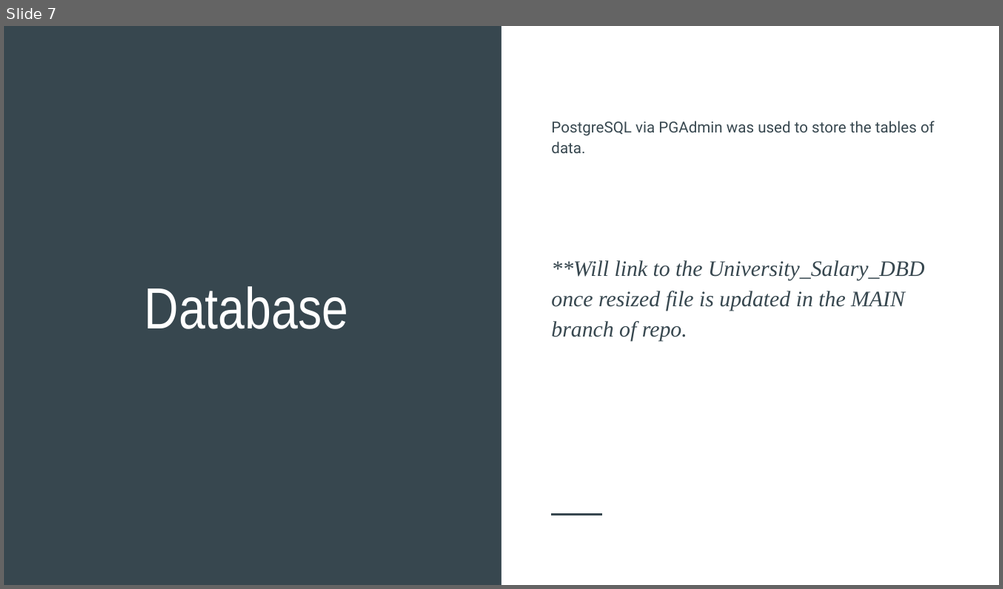
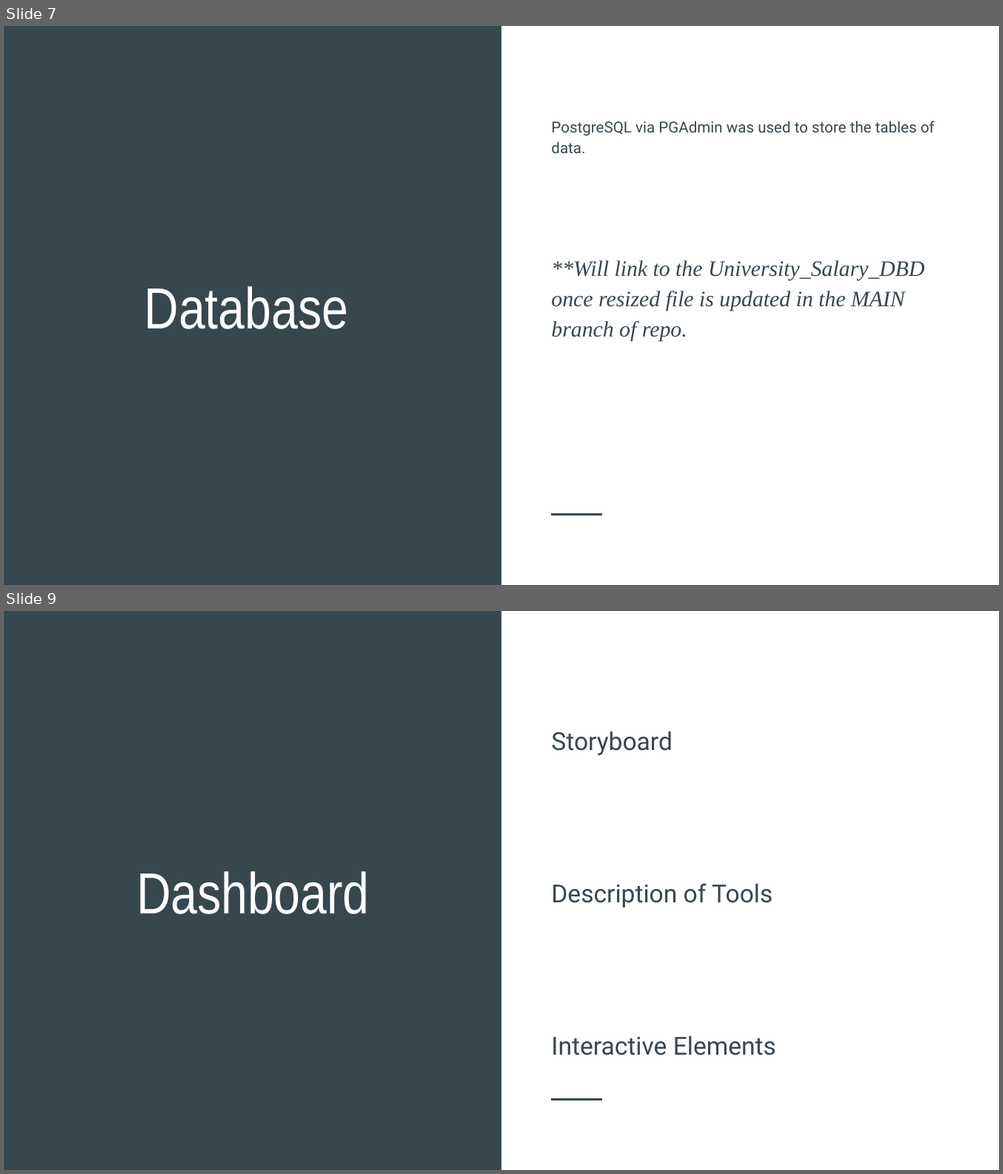
Before and after one commit to razon7/Group-Project, a slide deck: College_Costs_Career_Pay.pptx. Shown one above the other, each under a label of ours: slide 7 before the commit, slides 7 and 9 after it; the slides between them are not shown. The pictures are 1003x589 and 1003x1174 pixels, drawn with LibreOffice and Linux fonts; fonts in the diff are those of the drawing. Boxes give left, top, right and bottom in pixels: in the first picture for what was removed or moved away, otherwise in the second. Text is boxed around its words. In the diff, an @@ line names an element or a change of style, - is before the commit and + after.

```diff
--- a/College_Costs_Career_Pay.pptx
+++ b/College_Costs_Career_Pay.pptx
@@ slide 9 added at bbox=[4, 611, 999, 1170], background #37474F; not listed: 2 template elements that a slide beside it also shows @@
@@ text added at bbox=[551, 731, 776, 1056], 18 pt, text #37474F @@
+Storyboard
+Description of Tools
+Interactive Elements
@@ title added at bbox=[136, 871, 369, 914], 42 pt, text #FFFFFF @@
+Dashboard
```
Also in this commit, not shown: 1 other slide added, 1 slide removed.
